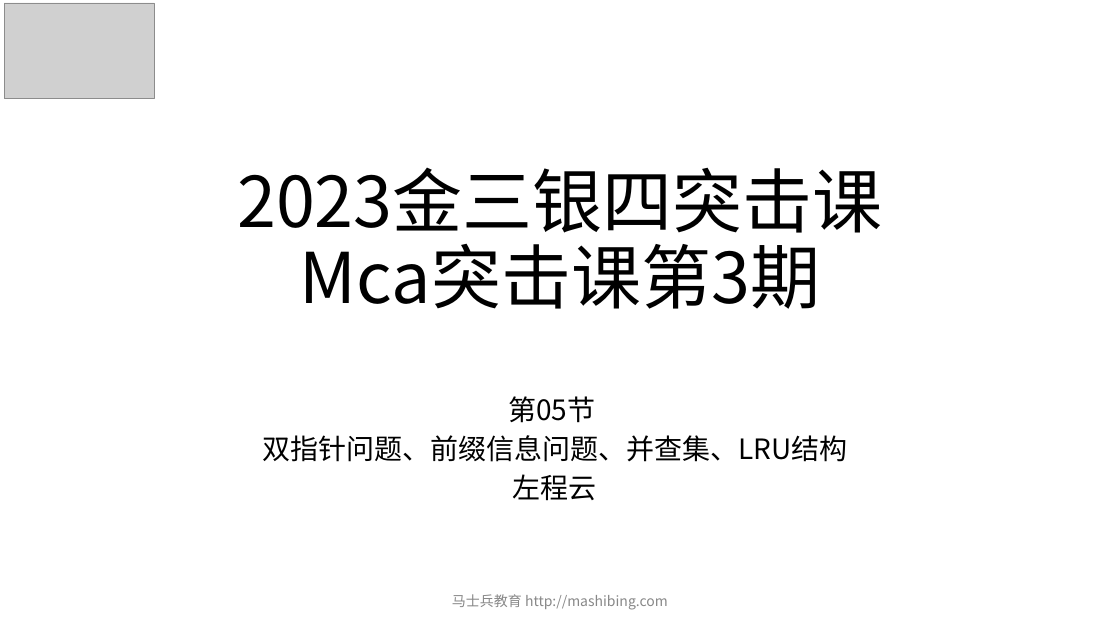
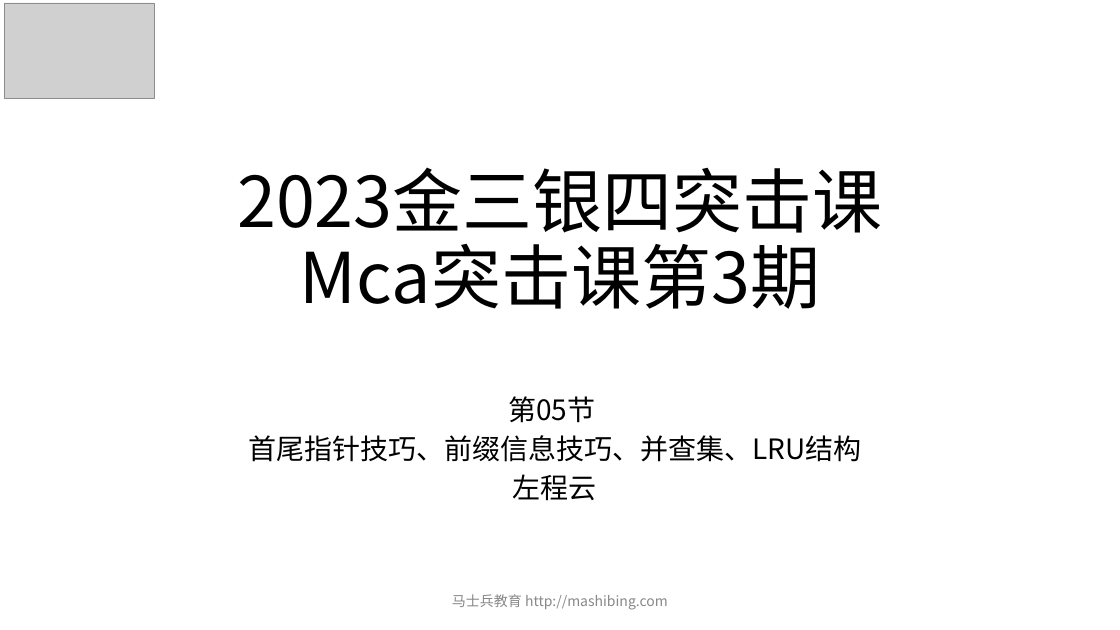
Before and after one commit to algorithmzuo/mca-algorithm-problems, a slide deck: slide 1 of 第03期/ppt/powerpoint/第05节 .pptx. Drawn at 1120x630 pixels with LibreOffice and Linux fonts; fonts in the diff are those of the drawing; grey boxes stand for pictures. Boxes give left, top, right and bottom in pixels: in the first picture for what was removed or moved away, otherwise in the second. Text is boxed around its words. In the diff, an @@ line names an element or a change of style, - is before the commit and + after.

```diff
--- a/第03期/ppt/powerpoint/第05节 .pptx
+++ b/第03期/ppt/powerpoint/第05节 .pptx
@@ subtitle at box(248, 435, 861, 462): text changed @@
-双指针问题、前缀信息问题、并查集、LRU结构
+首尾指针技巧、前缀信息技巧、并查集、LRU结构
```
Also in this commit, not shown: 1 other slide changed, 4 slides removed, 8 other files.
